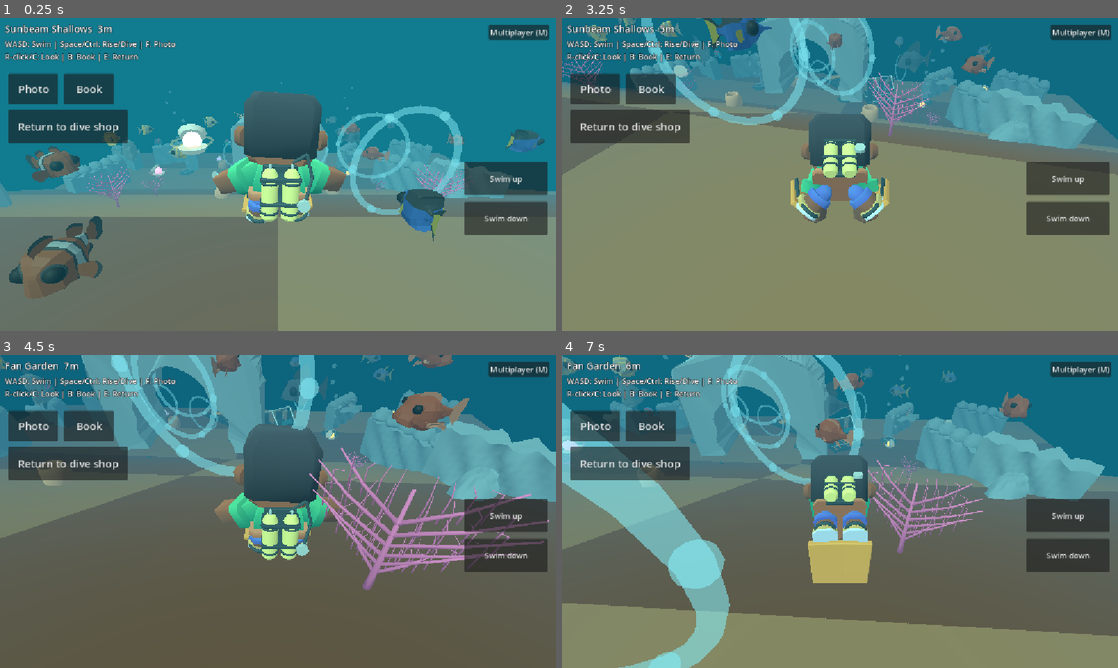
Above: before the commit, frames 1-4 (two rows, left to right).
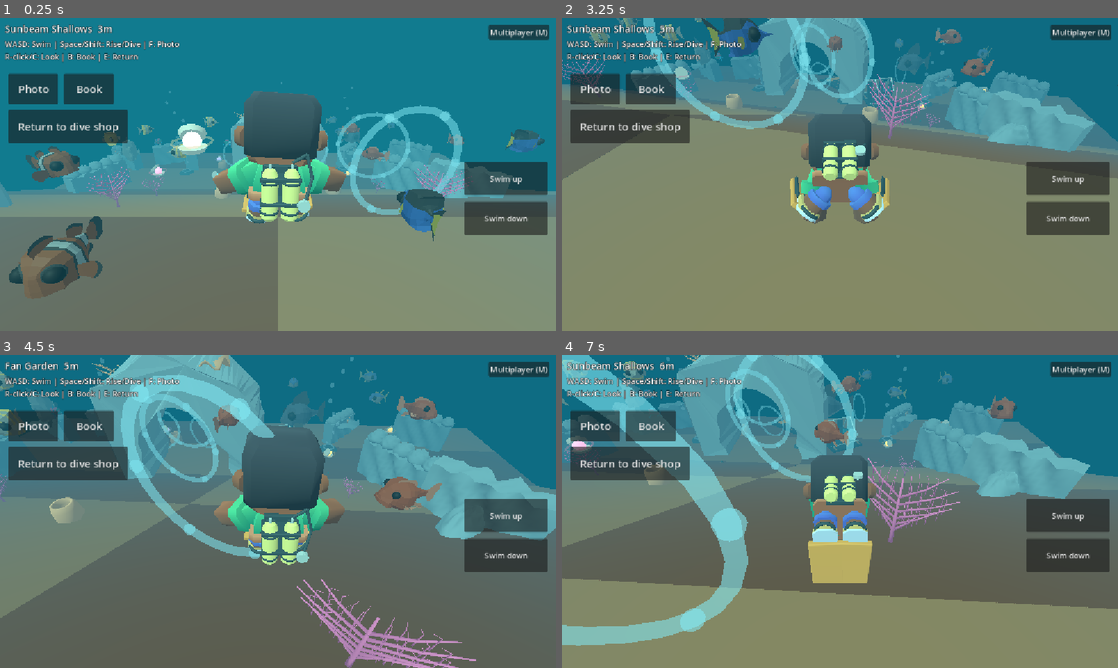
Above: after the commit, the same moments.

Repository: WillowbrookGame/willowbrook
Game: Godot game, scene res://game/scuba/reef.tscn
The game is run twice, just before and just after one commit, with the same random seed, the same clock (stepped at 60 frames per second) and the same inputs. This scene is started directly instead of the project's main scene. Sound files missing from this copy of the repository are replaced by a short silence.
Inputs (mouse positions are in pixels of both pictures, inside the frame that each line leads up to):
- Up to frame 1 (0.25 s): no input
- Up to frame 2 (3.25 s): tap Enter at 0.5 s; move the mouse to (962, 158) at 0.52 s; hold Right (ui_right) 0.53-1.25 s; hold Shift 0.53-1.25 s; click (962, 158) at 0.67 s; tap Space at 0.77, 3.02 s; tap Ctrl at 0.8, 3.05 s; drag from (728, 190) to (812, 237) at 1.27 s; move the mouse to (895, 105) at 2.02 s; hold Right (ui_right) 2.03-2.78 s; hold Shift 2.03-2.78 s; tap C at 2.1 s; move the mouse to (834, 180) at 2.77 s; hold Up (ui_up) from 2.78 s (still down); tap Shift at 2.85 s; click (834, 180) at 2.92 s
- Up to frame 3 (4.5 s): move the mouse to (316, 514) at 3.52 s; hold Ctrl 3.53-4.25 s; tap Space at 3.77 s; tap C at 3.8 s; release Up (ui_up) at 4.25 s; drag from (111, 464) to (194, 433) at 4.27 s
- Up to frame 4 (7 s): move the mouse to (867, 511) at 5.02 s; hold Down (ui_down) 5.03-5.75 s; hold Ctrl 5.03-5.75 s; tap Enter at 5.1 s; click (867, 511) at 5.17 s; drag from (756, 433) to (728, 527) at 5.77 s; move the mouse to (962, 495) at 6.52 s; hold Up (ui_up) from 6.53 s (still down); hold Shift from 6.53 s (still down); tap R at 6.6 s; tap Space at 6.77 s

The runs differ from the first frame. In frame 1, 0.3% of the frame differs, in the area x 15-33%, y 7-11%; in frame 2, 6.8%; in frame 3, 34%, in the area x 0-100%, y 0-100%; in frame 4, 29%.

Commit message:
Use Shift for Reef descent instead of Ctrl

Diff:
--- a/game/scuba/reef.gd
+++ b/game/scuba/reef.gd
@@ -202,7 +202,7 @@
 	hud.add_child(treasure_banner)
 	var hint:=Label.new()
 	hint.name="SwimHint"
-	hint.text="WASD: Swim | Space/Ctrl: Rise/Dive | F: Photo\nR-click/C: Look | B: Book | E: Return"
+	hint.text="WASD: Swim | Space/Shift: Rise/Dive | F: Photo\nR-click/C: Look | B: Book | E: Return"
 	hint.position=Vector2(10,42)
 	hint.add_theme_constant_override("outline_size",4)
 	hud.add_child(hint)
@@ -534,7 +534,7 @@
 	kb+=Vector2(float(Input.is_physical_key_pressed(KEY_D))-float(Input.is_physical_key_pressed(KEY_A)),float(Input.is_physical_key_pressed(KEY_S))-float(Input.is_physical_key_pressed(KEY_W)))
 	var axis:Vector2=(kb+_pad.move()+diver.touch_motion).limit_length()
 	var vertical:=float(Input.is_physical_key_pressed(KEY_SPACE) or _rise_held or _pad_rise or 1 in _vertical_touches.values())
-	vertical-=float(Input.is_physical_key_pressed(KEY_CTRL) or Input.is_physical_key_pressed(KEY_SHIFT) or _sink_held or _pad_sink or -1 in _vertical_touches.values())
+	vertical-=float(Input.is_physical_key_pressed(KEY_SHIFT) or _sink_held or _pad_sink or -1 in _vertical_touches.values())
 	var aim:Vector2=(_pad.look()+_touch.look_motion).limit_length()
 	_look(aim,delta*1.65)
 	var lift:float=float(geysers.updraft_at(diver.position,vertical<-0.1)) if geysers!=null else 0.0
--- /dev/null
+++ b/game/scuba/test_scuba_dive_input.gd
@@ -0,0 +1,44 @@
+extends SceneTree
+
+const REEF := "res://game/scuba/reef.tscn"
+
+func _initialize() -> void:
+	call_deferred("_run")
+
+func _key(code: Key, pressed: bool) -> void:
+	var event := InputEventKey.new()
+	event.keycode = code
+	event.physical_keycode = code
+	event.pressed = pressed
+	Input.parse_input_event(event)
+	Input.flush_buffered_events()
+
+func _run() -> void:
+	if change_scene_to_file(REEF) != OK:
+		quit(1)
+		return
+	await scene_changed
+	var reef := current_scene
+	reef.set_physics_process(false)
+	var diver: CharacterBody3D = reef.diver
+	var origin := diver.position
+	var hint: Label = reef.hud.get_node("SwimHint")
+	_key(KEY_W, true)
+	_key(KEY_SHIFT, true)
+	reef._physics_process(1.0 / 60.0)
+	var moved_forward := Vector2(diver.velocity.x, diver.velocity.z).length() > 0.1
+	var descended := diver.velocity.y < -0.1
+	_key(KEY_SHIFT, false)
+	diver.position = origin
+	diver.velocity = Vector3.ZERO
+	_key(KEY_CTRL, true)
+	reef._physics_process(1.0 / 60.0)
+	var ctrl_did_not_dive := is_zero_approx(diver.velocity.y)
+	_key(KEY_CTRL, false)
+	_key(KEY_W, false)
+	if not (moved_forward and descended and ctrl_did_not_dive and "Space/Shift" in hint.text and "Ctrl" not in hint.text):
+		push_error("Reef must advertise Shift, allow W+Shift to swim forward and down, and not bind Ctrl to dive")
+		quit(1)
+		return
+	print("PASS: W+Shift swims forward and down; Ctrl is not a dive key; hint matches binding")
+	quit()
